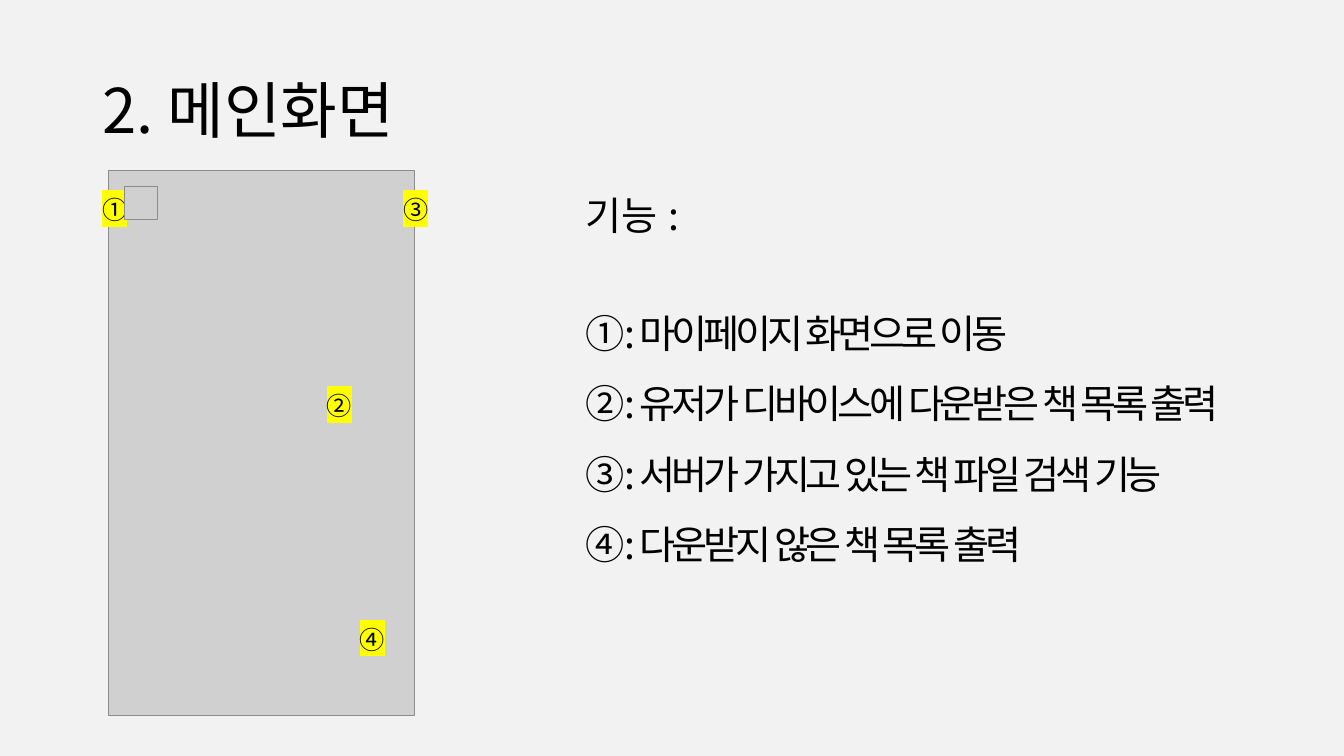
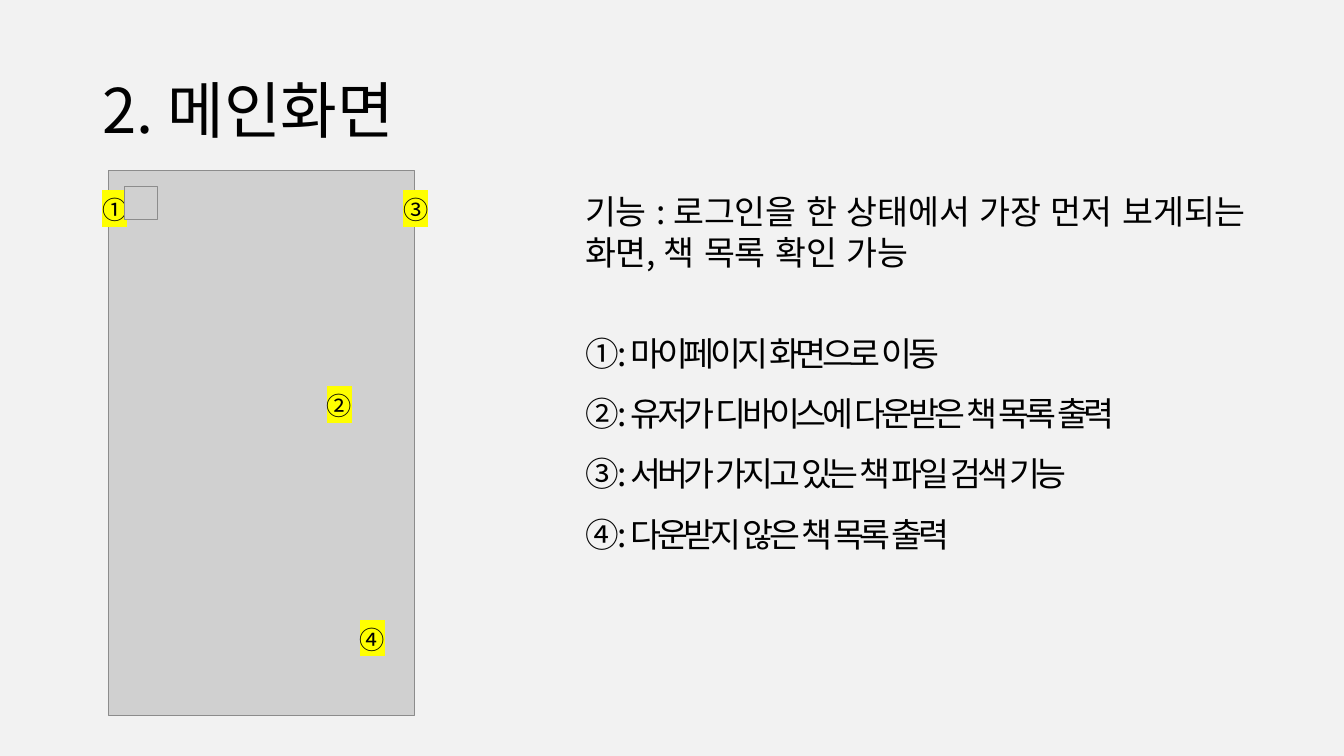
Before and after one commit to 888pocket/social-readbook-app, a slide deck: slide 7 of 보고서/사용자인터페이스(나) 제안발표ppt_3code.pptx (slide 6 before the commit). Drawn at 1344x756 pixels with LibreOffice and Linux fonts; fonts in the diff are those of the drawing; grey boxes stand for pictures. Boxes give left, top, right and bottom in pixels: in the first picture for what was removed or moved away, otherwise in the second. Text is boxed around its words. In the diff, an @@ line names an element or a change of style, - is before the commit and + after.

```diff
--- a/보고서/사용자인터페이스(나) 제안발표ppt_3code.pptx
+++ b/보고서/사용자인터페이스(나) 제안발표ppt_3code.pptx
@@ text at <box>585,196,1246,271</box>: text changed; size 28 to 24 pt @@
-기능 :
+기능 : 로그인을 한 상태에서 가장 먼저 보게되는 화면, 책 목록 확인 가능
@@ text at <box>585,337,1115,550</box>: size 28 to 24 pt in "① : 마이페이지 화면으로 이동", "② : 유저가 디바이스에 다운받은 책 목록 ...", "③ : 서버가 가지고 있는 책 파일 ...", "④ : 다운받지 않은 책 목록 출력" @@
```
Also in this commit, not shown: 6 other slides changed, 9 slides added, 2 slides removed.
